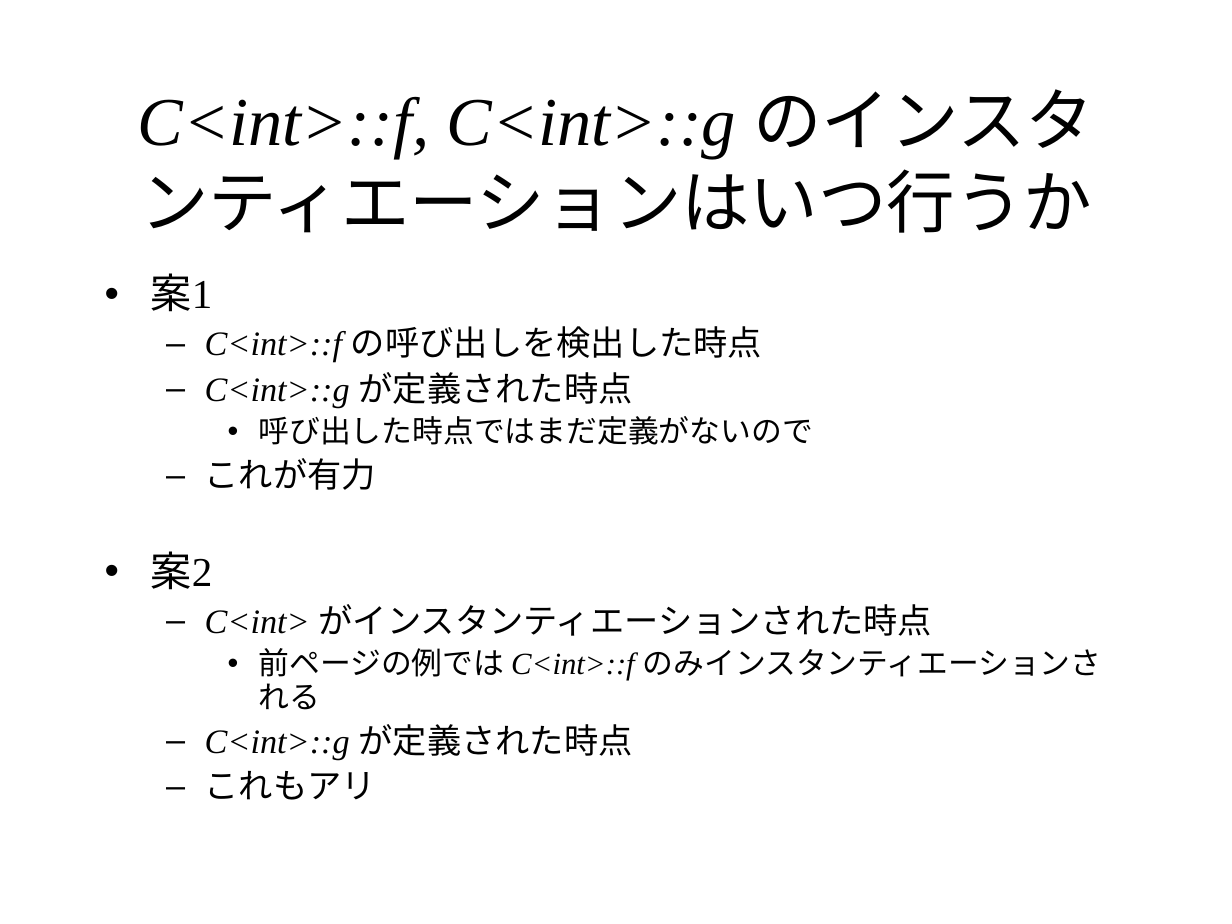
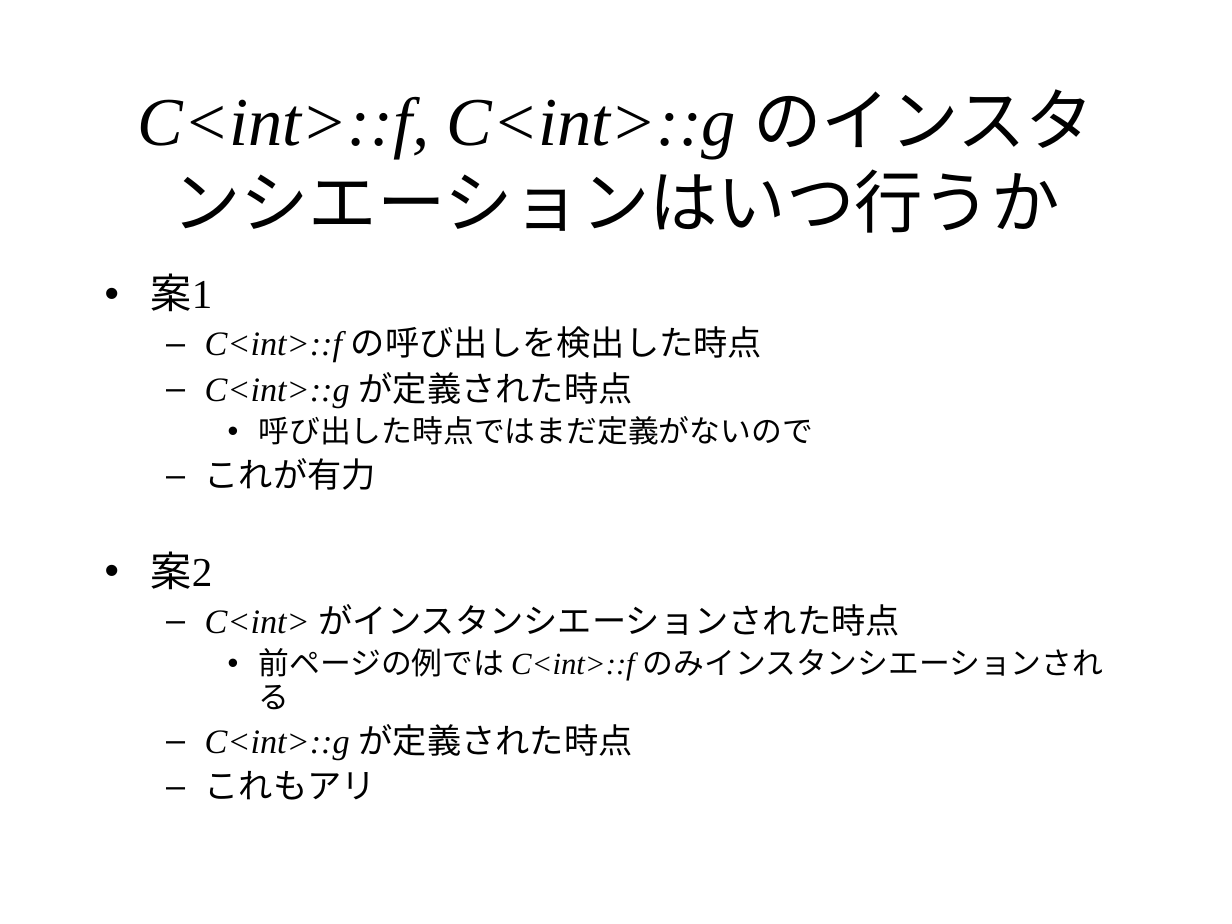
Before and after one commit to KeiHasegawa/cxx_doc, a slide deck: slide 4 of 15_template_mem_fun_instatiate.ppt. Drawn at 1232x924 pixels with LibreOffice and Linux fonts; fonts in the diff are those of the drawing. Boxes give left, top, right and bottom in pixels: in the first picture for what was removed or moved away, otherwise in the second. Text is boxed around its words. In the diff, an @@ line names an element or a change of style, - is before the commit and + after.

```diff
--- a/15_template_mem_fun_instatiate.ppt
+++ b/15_template_mem_fun_instatiate.ppt
@@ title at <box>138,89,1095,233</box>: text changed @@
-C<int>::f, C<int>::g のインスタンティエーションはいつ行うか
+C<int>::f, C<int>::g のインスタンシエーションはいつ行うか
@@ text at <box>205,604,1104,710</box>: text changed @@
-  – C<int> がインスタンティエーションされた時点
-    • 前ページの例では C<int>::f のみインスタンティエーションされる
+  – C<int> がインスタンシエーションされた時点
+    • 前ページの例では C<int>::f のみインスタンシエーションされる
```
Also in this commit, not shown: 4 other slides changed, 7 other files.
